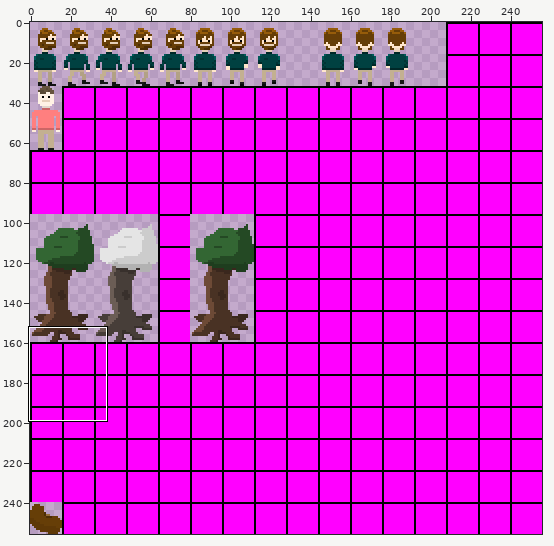
Sprite sheet, stored at action rpg/res/ss_entity.png. The picture above shows the old version from afar; the outline marks the close-up.
Close-up. First the earlier version:
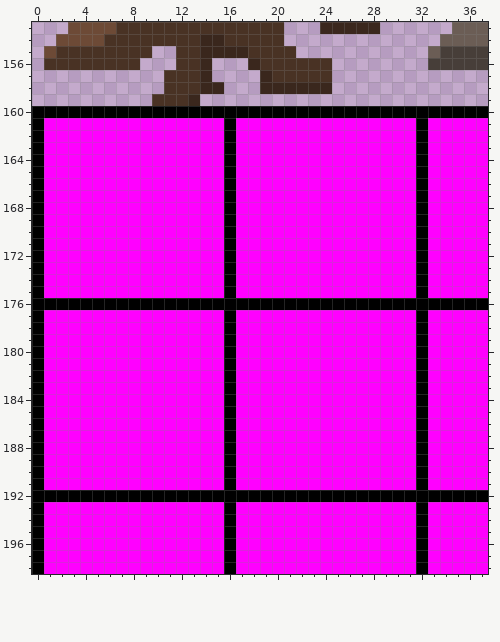
The file is 256x256 pixels. Colours within 5 levels of each other are drawn and written as one. Shown: x 0..37, y 153..198.
The same view after the edit:
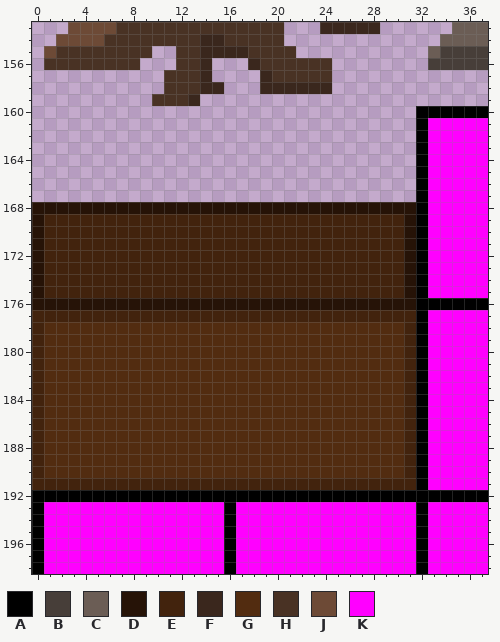
Palette (. is transparent): A #000000  B #473e39  C #6b5d55  D #261307  E #42230d  F #3a271d  G #522c10  H #493224  J #6d4a36  K #ff00ff
The edit:
Changed rows in their new state; - is an unchanged pixel.
first column x 0:
160 ................................
161 ................................
162 ................................
163 ................................
164 ................................
165 ................................
166 ................................
167 ................................
168 DDDDDDDDDDDDDDDDDDDDDDDDDDDDDDDD
169 DEEEEEEEEEEEEEEEEEEEEEEEEEEEEEED
170 DEEEEEEEEEEEEEEEEEEEEEEEEEEEEEED
171 DEEEEEEEEEEEEEEEEEEEEEEEEEEEEEED
172 DEEEEEEEEEEEEEEEEEEEEEEEEEEEEEED
173 DEEEEEEEEEEEEEEEEEEEEEEEEEEEEEED
174 DEEEEEEEEEEEEEEEEEEEEEEEEEEEEEED
175 DEEEEEEEEEEEEEEEEEEEEEEEEEEEEEED
176 DDDDDDDDDDDDDDDDDDDDDDDDDDDDDDDD
177 EEEEEEEEEEEEEEEEEEEEEEEEEEEEEEEE
178 EGGGGGGGGGGGGGGGGGGGGGGGGGGGGGGE
179 EGGGGGGGGGGGGGGGGGGGGGGGGGGGGGGE
180 EGGGGGGGGGGGGGGGGGGGGGGGGGGGGGGE
181 EGGGGGGGGGGGGGGGGGGGGGGGGGGGGGGE
182 EGGGGGGGGGGGGGGGGGGGGGGGGGGGGGGE
183 EGGGGGGGGGGGGGGGGGGGGGGGGGGGGGGE
184 EGGGGGGGGGGGGGGGGGGGGGGGGGGGGGGE
185 EGGGGGGGGGGGGGGGGGGGGGGGGGGGGGGE
186 EGGGGGGGGGGGGGGGGGGGGGGGGGGGGGGE
187 EGGGGGGGGGGGGGGGGGGGGGGGGGGGGGGE
188 EGGGGGGGGGGGGGGGGGGGGGGGGGGGGGGE
189 EGGGGGGGGGGGGGGGGGGGGGGGGGGGGGGE
190 EGGGGGGGGGGGGGGGGGGGGGGGGGGGGGGE
191 EEEEEEEEEEEEEEEEEEEEEEEEEEEEEEEE
Where, in picture pixels (left, top, right, bottom), the same in both close-ups:
changed: (32, 106, 416, 490)
